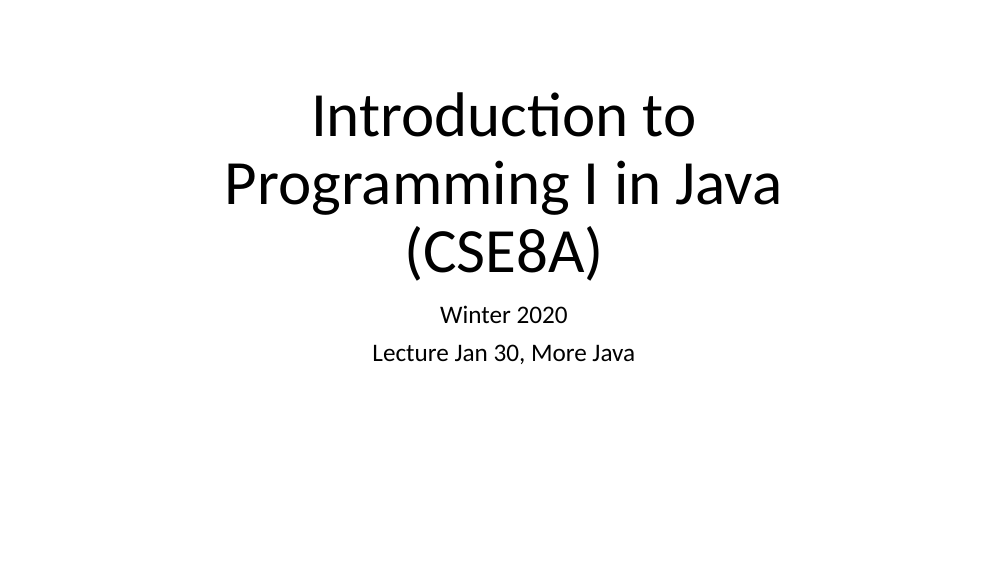
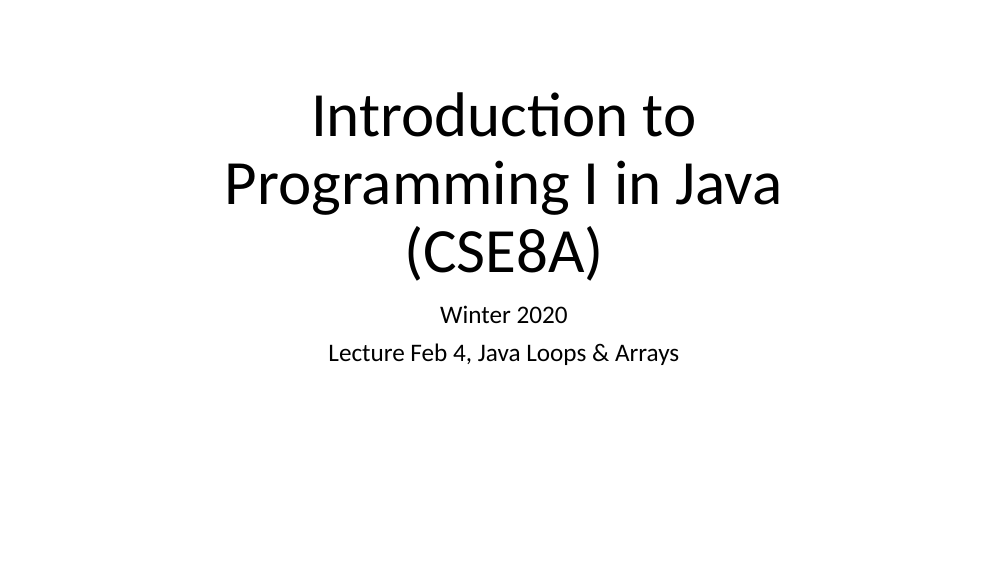
Before and after one commit to catherinefxia/ucsd-cse8a-w20.github.io, a slide deck: slide 1 of lectures/CSE8AW20-02-04-Lec9-Java-Loops-and-Arrays/CSE8AW20-02-04-Lec9-Java-Loops-and-Arrays-slides.pptx. Drawn at 1008x567 pixels with LibreOffice and Linux fonts; fonts in the diff are those of the drawing. Boxes give left, top, right and bottom in pixels: in the first picture for what was removed or moved away, otherwise in the second. Text is boxed around its words. In the diff, an @@ line names an element or a change of style, - is before the commit and + after.

```diff
--- a/lectures/CSE8AW20-02-04-Lec9-Java-Loops-and-Arrays/CSE8AW20-02-04-Lec9-Java-Loops-and-Arrays-slides.pptx
+++ b/lectures/CSE8AW20-02-04-Lec9-Java-Loops-and-Arrays/CSE8AW20-02-04-Lec9-Java-Loops-and-Arrays-slides.pptx
@@ subtitle at box(328, 343, 679, 365): text changed @@
-Lecture Jan 30, More Java
+Lecture Feb 4, Java Loops & Arrays
```
Also in this commit, not shown: 7 other slides changed, 5 other files.
